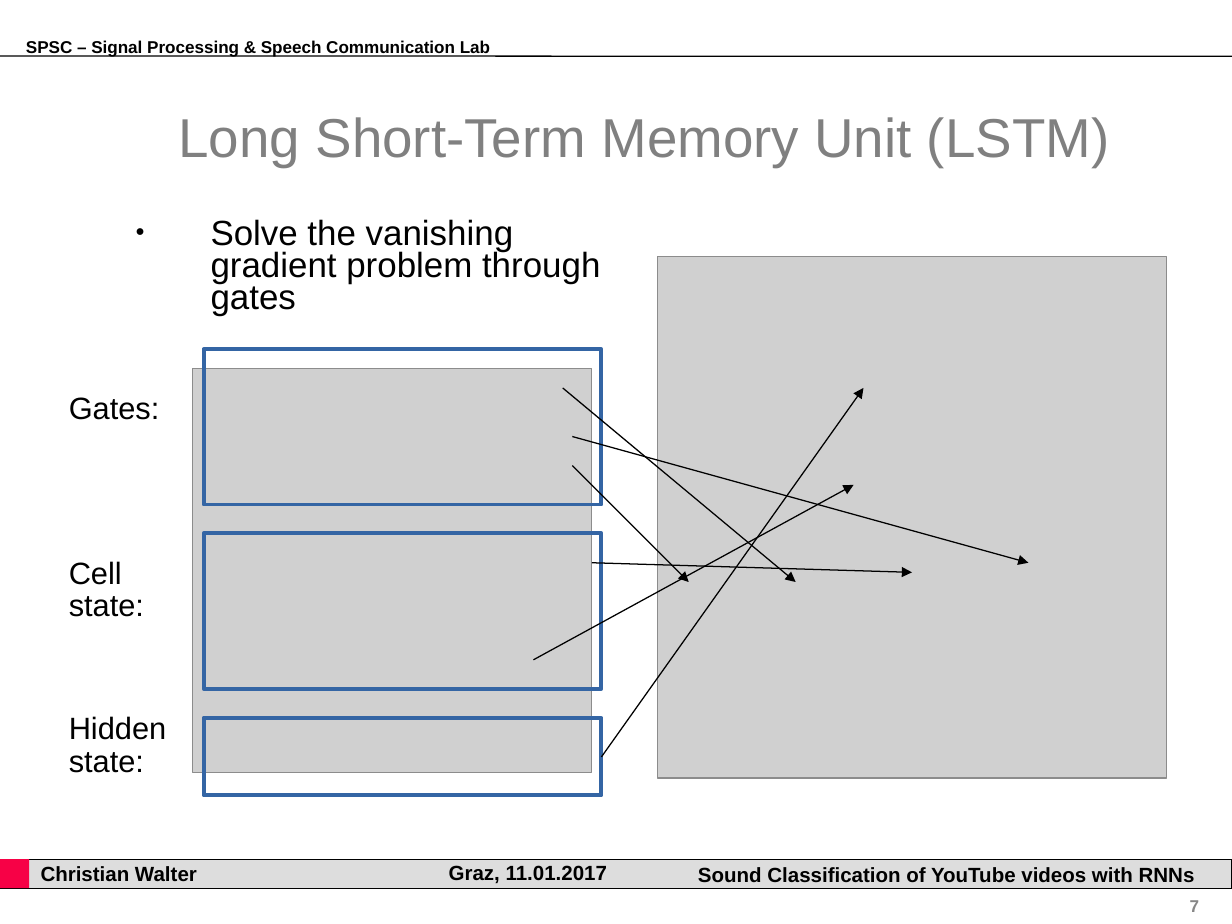
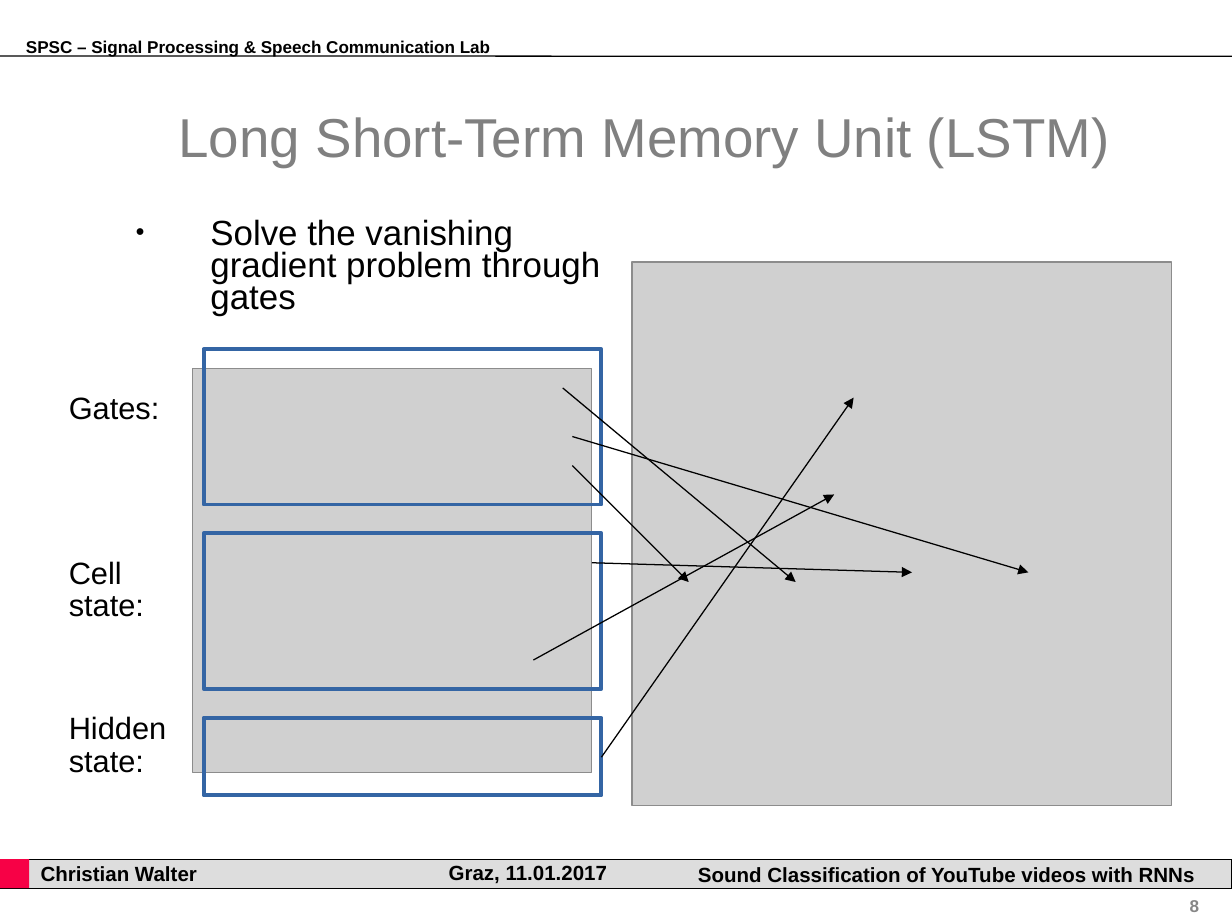
Before and after one commit to gartenschlaefer/present, a slide deck: slide 8 of bachelor_thesis/bachelor_thesis.ppt (slide 7 before the commit). Drawn at 1232x924 pixels with LibreOffice and Linux fonts; fonts in the diff are those of the drawing; grey boxes stand for pictures; background and template pictures are left out. Boxes give left, top, right and bottom in pixels: in the first picture for what was removed or moved away, otherwise in the second. Text is boxed around its words. In the diff, an @@ line names an element or a change of style, - is before the commit and + after.

```diff
--- a/bachelor_thesis/bachelor_thesis.ppt
+++ b/bachelor_thesis/bachelor_thesis.ppt
@@ picture: place and size @@
-picture at (658, 256, 1167, 777)
+picture at (632, 262, 1172, 806)
@@ arrow moved from (601, 756) - (864, 388) to (601, 758) - (854, 398) @@
@@ arrow moved from (573, 436) - (1029, 563) to (573, 436) - (1029, 573) @@
@@ arrow moved from (533, 660) - (854, 485) to (533, 660) - (834, 494) @@
@@ page number at (1190, 900, 1200, 912): text changed @@
-7
+8
```
Also in this commit, not shown: 12 other slides changed, 4 slides added, 2 slides removed, 30 other files.
